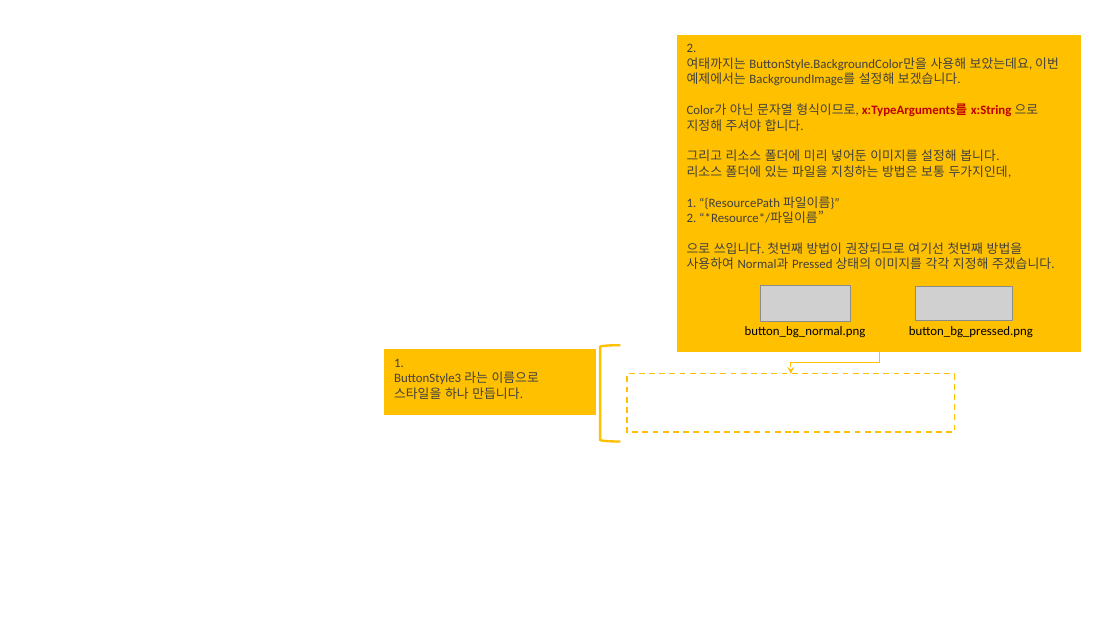
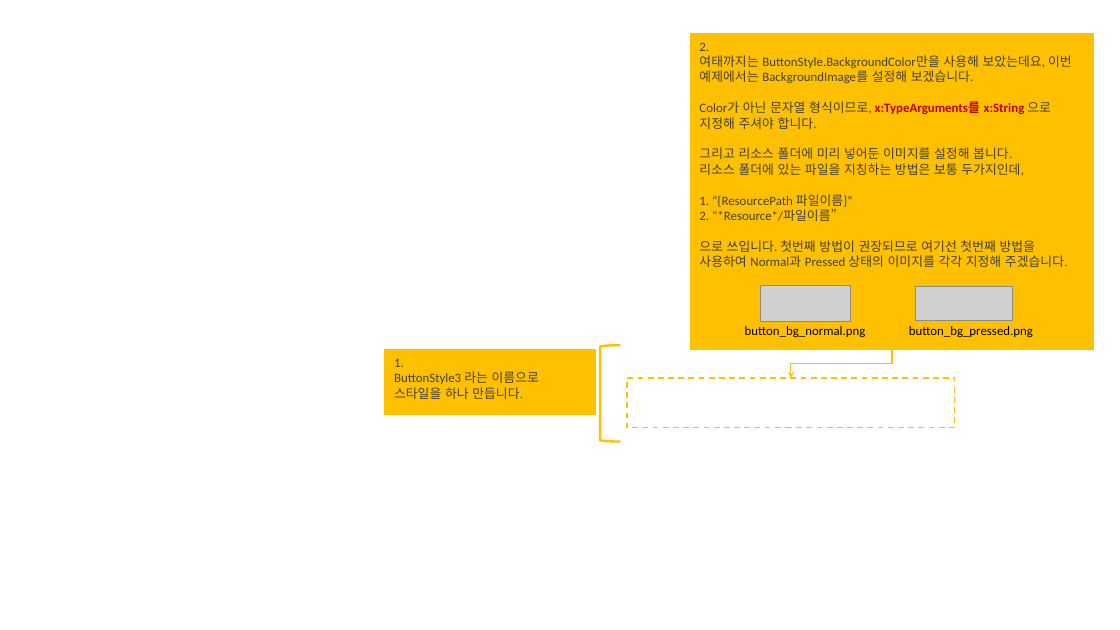
Before and after one commit to nui-dali/Hackerthon2021, a slide deck: slide 12 of Tutorial/Components/2_Buttons_with_styles/button_styles_설명.pptx. Drawn at 1120x630 pixels with LibreOffice and Linux fonts; fonts in the diff are those of the drawing; grey boxes stand for pictures; background and template pictures are left out. Boxes give left, top, right and bottom in pixels: in the first picture for what was removed or moved away, otherwise in the second. Text is boxed around its words. In the diff, an @@ line names an element or a change of style, - is before the commit and + after.

```diff
--- a/Tutorial/Components/2_Buttons_with_styles/button_styles_설명.pptx
+++ b/Tutorial/Components/2_Buttons_with_styles/button_styles_설명.pptx
@@ rectangle "2.": place and size @@
-rectangle "2." at [679,36,1081,350]
+rectangle "2." at [691,34,1093,349]
@@ elbow arrow moved from (791, 374) - (880, 350) to (791, 378) - (892, 349) @@
@@ rectangle: place and size @@
-rectangle at [627,374,954,433]
+rectangle at [627,378,954,428]
```
Also in this commit, not shown: 6 other slides changed, 2 other files.
